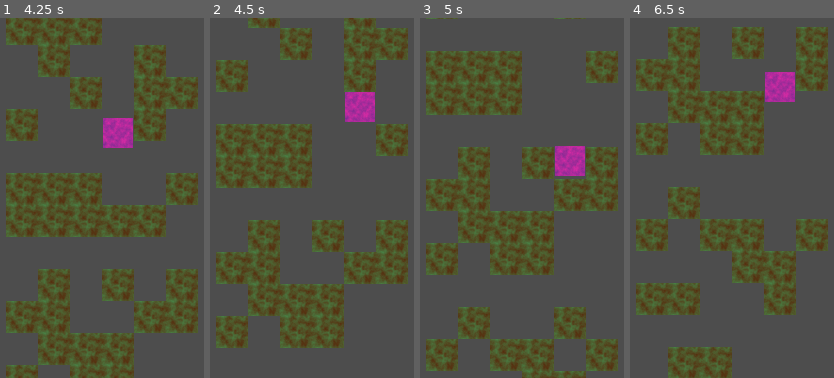
Above: before the commit, frames 1-4 (left to right).
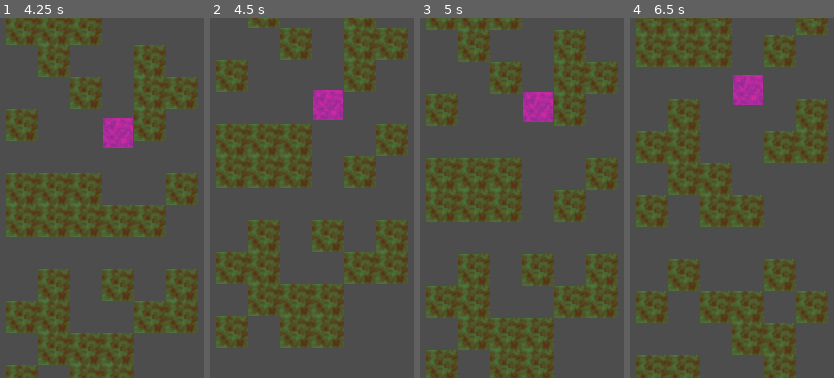
Above: after the commit, the same moments.

Repository: hanskraschewski/ifsrjam2
Game: Godot game, scene res://src/level/test_level.tscn
Same seed, same stepped clock (60 frames per second), same inputs: the game is played once before the commit and once after it. This scene is started directly instead of the project's main scene.
Inputs (mouse positions are in pixels of both pictures, inside the frame that each line leads up to):
- Up to frame 1 (4.25 s): tap Enter (ui_accept) at 0.5, 0.77, 1.52, 3.02, 3.77 s; move the mouse to (69, 270) at 0.52 s; hold D (move_right) 0.53-2.03 s; click (69, 270) at 0.67 s; move the mouse to (outside the picture) at 1.27 s; move the mouse to (outside the picture) at 2.02 s; hold A (move_left) from 2.03 s (still down); move the mouse to (134, 198) at 2.77 s; click (134, 198) at 2.92 s; move the mouse to (6, 108) at 3.52 s
- Up to frame 2 (4.5 s): move the mouse to (outside the picture) at 4.27 s; release A (move_left) at 4.28 s; hold D (move_right) from 4.28 s (still down)
- Up to frame 3 (5 s): keep holding D (move_right); tap Enter (ui_accept) at 4.52 s
- Up to frame 4 (6.5 s): keep holding D (move_right); move the mouse to (outside the picture) at 5.02 s; click (outside the picture) at 5.17 s; move the mouse to (795, 118) at 5.77 s; tap Enter (ui_accept) at 6.02 s

Frame 1 is identical in both runs. In frame 2, 3.8% of the frame differs, in the area x 50-82%, y 20-48%; in frame 3, 48%; in frame 4, 56%, in the area x 2-98%, y 0-100%.

Commit message:
block clipping fix

Diff:
--- a/ddfiles/src/tanuki/tanuki.gd
+++ b/ddfiles/src/tanuki/tanuki.gd
@@ -6,8 +6,7 @@
 const BORDER: int = 96
 const LANES: int = 6
 
-var velocity_alpha: float = 0.3
-var prev_velocity: float
+
 var current_lane: int = 0
 
 
@@ -15,25 +14,25 @@
 	# Add the gravity.
 	if not is_on_floor():
 		velocity += get_gravity() * delta
-
-	#var direction := Input.get_axis("move_left", "move_right")
-	#velocity.x = direction * SPEED * velocity_alpha + (1.0 - velocity_alpha) * prev_velocity
-
-	#prev_velocity = velocity.x
+	velocity.x = 0.0
 
 	move_and_slide()
 
 
 func _unhandled_input(event: InputEvent) -> void:
 	if event.is_action_pressed("move_left"):
+		@warning_ignore("integer_division")
 		if current_lane >= -(LANES - LANES / 2) + 1:
 			move(-1)
 	if event.is_action_pressed("move_right"):
+		@warning_ignore("integer_division")
 		if current_lane < (LANES - LANES / 2) - 1:
 			move(1)
 
 
 func move(dir: int) -> void:
+	if self.test_move(self.global_transform, Vector2(dir * 10.0, 0.0)):
+		return
 	var tween: Tween = self.create_tween()
 	tween.tween_property(self, "global_position:x", global_position.x + dir * 32, 0.2)\
 		.set_trans(Tween.TRANS_CUBIC).set_ease(Tween.EASE_OUT)
